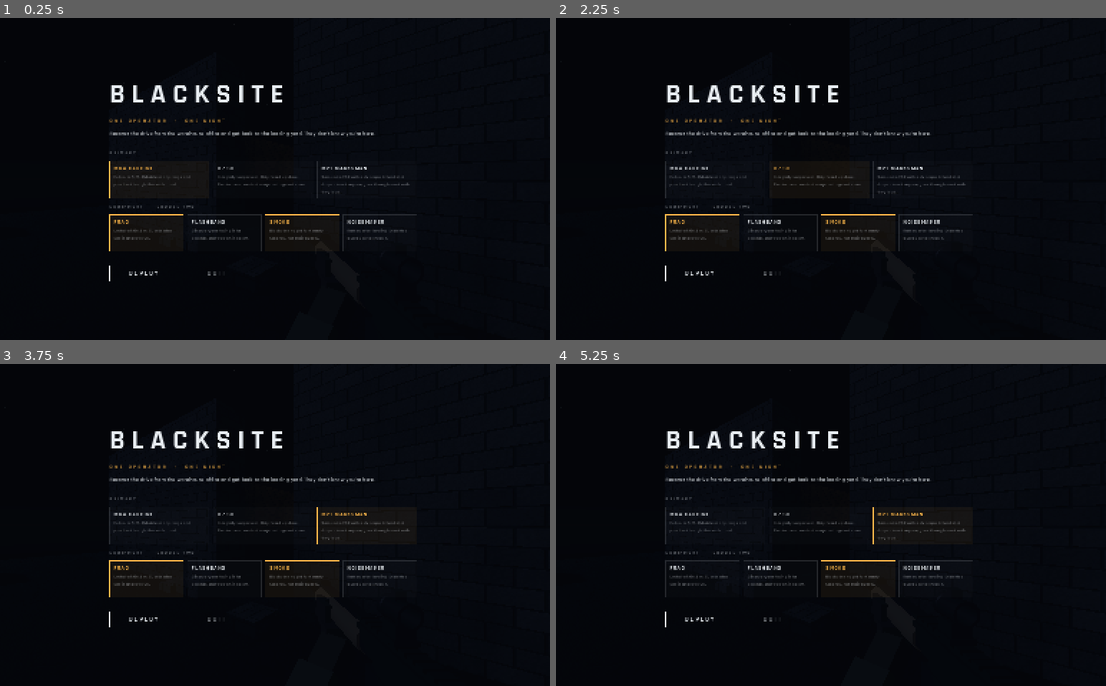
Above: before the commit, frames 1-4 (two rows, left to right).
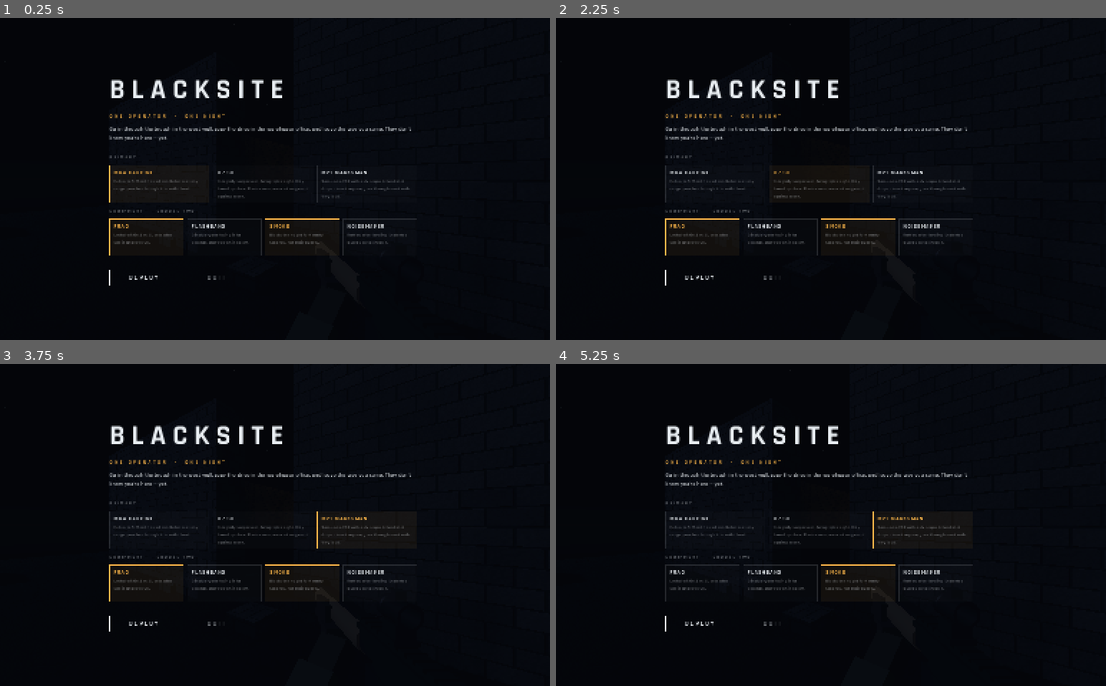
Above: after the commit, the same moments.

Repository: nuxdie/blacksite
Game: Godot game, scene res://scenes/main.tscn
The game is run twice, just before and just after one commit, with the same random seed, the same clock (stepped at 60 frames per second) and the same inputs.
Inputs (mouse positions are in pixels of both pictures, inside the frame that each line leads up to):
- Up to frame 1 (0.25 s): no input
- Up to frame 2 (2.25 s): click (715, 179) at 0.52 s; click (715, 185) at 1.27 s; click (820, 179) at 2.02 s
- Up to frame 3 (3.75 s): click (264, 531) at 2.77 s; click (368, 525) at 3.52 s
- Up to frame 4 (5.25 s): click (924, 531) at 4.27 s; click (704, 579) at 5.02 s

The runs differ from the first frame. In frame 1, 4.5% of the frame differs, in the area x 19-76%, y 19-84%; in frame 2, 4.5%; in frame 3, 4.5%; in frame 4, 4.5%.

Commit message:
UI: no crosshair or hitmarkers, last-seen markers, updated briefing
At the hip there is only a faint dot; aiming uses the weapon's sights. Hit
ticks, kill chimes and HEADSHOT toasts are gone; you see and hear the hit in
the world. Marked guards are tracked only in line of sight, otherwise a
hollow marker stays where you last saw them. The briefing names the breach,
weapon cards name their sights, and the README covers the new systems. The
concrete penetration check now aims, so it no longer depends on hip spread.

Co-Authored-By: Claude Opus 5.5 <noreply@anthropic.com>

Diff:
--- a/resources/weapons/carbine.tres
+++ b/resources/weapons/carbine.tres
@@ -6,7 +6,7 @@
 script = ExtResource("1")
 id = "carbine"
 display_name = "MK4 CARBINE"
-description = "Full-auto 5.56. Reliable at any range and punches through thin walls. Loud."
+description = "Full-auto 5.56 with a red dot. Reliable at any range, punches through thin walls. Loud."
 mag_size = 30
 spare_mags = 4
 rpm = 660.0
--- a/resources/weapons/smg.tres
+++ b/resources/weapons/smg.tres
@@ -6,7 +6,7 @@
 script = ExtResource("1")
 id = "smg"
 display_name = "K7 SD"
-description = "Integrally suppressed. Only heard up close. Precise near, weak at range and against cover."
+description = "Integrally suppressed, holographic sight. Only heard up close. Precise near, weak at range and against cover."
 mag_size = 30
 spare_mags = 4
 rpm = 880.0
--- a/scripts/ai/soldier.gd
+++ b/scripts/ai/soldier.gd
@@ -68,6 +68,9 @@
 var death_t := 0.0
 var fall_side := 0.0
 var tagged := false
+## Where a marked guard was last seen by the player, and when.
+var tag_seen := Vector3.ZERO
+var tag_seen_t := -99.0
 var corpse_found := false
 var corpse_check := 0.0
 var stuck_t := 0.0
--- a/scripts/core/audio.gd
+++ b/scripts/core/audio.gd
@@ -37,9 +37,6 @@
 		"impact_metal": [_n(0.06, 0.35, "bp", 3000, 2200, 3.0), _t("tri", 2600, 2100, 0.12, 0.08)],
 		"flesh": [_n(0.1, 0.5, "lp", 900, 200), _t("sine", 110, 60, 0.08, 0.4)],
 		"helmet": [_t("tri", 2600, 1800, 0.12, 0.18), _n(0.05, 0.4, "hp", 3000)],
-		"hit": [_t("square", 340, 280, 0.04, 0.05)],
-		"hit_head": [_t("tri", 1500, 1900, 0.07, 0.09)],
-		"kill": [_t("sine", 220, 90, 0.12, 0.12)],
 		"dry": [_t("square", 900, 700, 0.025, 0.06)],
 		"mag_out": [_t("square", 700, 500, 0.03, 0.06), _n(0.06, 0.12, "bp", 1800, -1, 3.0)],
 		"mag_in": [_t("square", 500, 400, 0.04, 0.08), _n(0.05, 0.18, "bp", 1200, -1, 3.0)],
--- a/scripts/game/game.gd
+++ b/scripts/game/game.gd
@@ -589,14 +589,8 @@
 		if s.profile.helmet < 1.0:
 			Sfx.play_at("helmet", end, 0.0, false)
 	Sfx.play_at("flesh", end, 0.0, false)
-	Sfx.play("hit_head" if zone == "head" else "hit", -6.0)
 	fx.burst("blood", end, -d)
 	s.take_hit(w.damage * mul, d, zone, true, w.suppressed)
-	hud.hitmarker(not s.alive)
-	if not s.alive and int(res.pens) > 0:
-		hud.toast("THROUGH COVER")
-	elif not s.alive and zone == "head":
-		hud.toast("HEADSHOT")
 
 
 func _break_lamp(l: Lamp) -> void:
@@ -1246,8 +1240,9 @@
 			best = s
 	if best:
 		best.tagged = true
+		best.tag_seen = best.global_position
+		best.tag_seen_t = time
 		Sfx.play("tag")
-		hud.toast("MARKED — " + best.profile.display_name)
 
 
 func on_soldier_killed(s: Soldier, headshot: bool, takedown: bool) -> void:
--- a/scripts/game/test_runner.gd
+++ b/scripts/game/test_runner.gd
@@ -123,8 +123,11 @@
 	e.crouch_k = 1.0
 	game.player.global_position = Vector3(-12, 0, -10)
 	await _frames(3)
+	Input.action_press("aim")
+	await _frames(40)
 	_look_at(Vector3(-12, 0.6, -1.4))
 	await _fire(3)
+	Input.action_release("aim")
 	r["concrete_stops_dmr"] = {"hp": roundi(e.hp)}
 	# suppressed kill: a guard 8 m away stays calm
 	await _fresh("smg")
--- a/scripts/ui/hints.gd
+++ b/scripts/ui/hints.gd
@@ -19,7 +19,7 @@
 	{"id": "crouch", "keys": ["crouch"], "text": "Crouch — slower, quieter, harder to spot", "trigger": "noticed_or_late"},
 	{"id": "awareness", "keys": [], "text": "Arcs around your sights show who is noticing you", "trigger": "noticed", "info": true},
 	{"id": "aim", "keys": ["aim"], "text": "Aim down sights", "trigger": "enemy_visible"},
-	{"id": "mark", "keys": ["mark"], "text": "Mark a target — tracked through walls", "trigger": "calm_enemy_visible"},
+	{"id": "mark", "keys": ["mark"], "text": "Mark a target — you keep their last seen position", "trigger": "calm_enemy_visible"},
 	{"id": "lights", "keys": [], "text": "You're lit up. Lamps can be shot out", "trigger": "lit_near_guards", "info": true},
 	{"id": "cameras", "keys": [], "text": "Cameras are wired to a security network — get to an access point to deal with them", "trigger": "camera_in_view", "info": true},
 	{"id": "network", "keys": [], "text": "Junction boxes, the server cabinet and the booth terminal all reach the camera network", "trigger": "access_near", "info": true},
--- a/scripts/ui/hud.gd
+++ b/scripts/ui/hud.gd
@@ -12,8 +12,6 @@
 var _flash_rect: ColorRect
 var _overlay: Control
 var _damage := 0.0
-var _hit_t := 0.0
-var _hit_kill := false
 var _dmg_dirs: Array[Dictionary] = []
 var _subs: Array[Dictionary] = []
 var _toast := ""
@@ -124,13 +122,6 @@
 		_subs.pop_front()
 
 
-func hitmarker(kill: bool) -> void:
-	_hit_t = 0.35 if kill else 0.15
-	_hit_kill = kill
-	if kill:
-		Sfx.play("kill", -6.0)
-
-
 func on_damage(amount: float, from: Vector3) -> void:
 	_damage = minf(1.0, _damage + amount / 25.0)
 	_dmg_dirs.append({"pos": from, "t": 1.6})
@@ -140,7 +131,6 @@
 	var p := game.player
 	_damage = maxf(0.0, _damage - dt * 1.2)
 	flash = maxf(0.0, flash - dt * 0.45)
-	_hit_t = maxf(0.0, _hit_t - dt)
 	_toast_t = maxf(0.0, _toast_t - dt)
 	_banner_t = maxf(0.0, _banner_t - dt)
 	for i in range(_subs.size() - 1, -1, -1):
@@ -300,36 +290,46 @@
 	_text(Vector2(cx - (lw + dw) * 0.5 + lw, y + 44), dtxt, 14, Style.AMBER)
 
 
+## Marked guards: live while you can see them, otherwise a hollow marker where you last saw them.
 func _draw_markers() -> void:
 	var cam := game.player.camera
+	var eye := game.player.eye_pos()
 	for s in game.soldiers:
 		if not s.alive or not s.tagged:
 			continue
-		var wp := s.global_position + Vector3.UP * 2.05
+		var live := game.los(eye, s.head_pos())
+		if live:
+			s.tag_seen = s.global_position
+			s.tag_seen_t = game.time
+		var age := game.time - s.tag_seen_t
+		var a := 1.0 if live else clampf(1.0 - (age - 10.0) / 10.0, 0.0, 0.7)
+		if a <= 0.0:
+			continue
+		var wp := s.tag_seen + Vector3.UP * 2.05
 		if cam.is_position_behind(wp):
 			continue
 		var sp := cam.unproject_position(wp)
 		var col := Style.RED if s.state == Soldier.State.COMBAT else (Style.AMBER if s.state == Soldier.State.SUSPICIOUS else Style.INK)
-		_overlay.draw_colored_polygon(PackedVector2Array([sp + Vector2(0, -6), sp + Vector2(5, 0), sp + Vector2(0, 6), sp + Vector2(-5, 0)]), col)
-		_text(sp + Vector2(0, -10), "%dm" % roundi(s.global_position.distance_to(game.player.global_position)), 11, Color(col, 0.85), HORIZONTAL_ALIGNMENT_CENTER, _f_small)
-
-
+		var pts := PackedVector2Array([sp + Vector2(0, -6), sp + Vector2(5, 0), sp + Vector2(0, 6), sp + Vector2(-5, 0)])
+		if live:
+			_overlay.draw_colored_polygon(pts, Color(col, a))
+		else:
+			pts.append(pts[0])
+			_overlay.draw_polyline(pts, Color(Style.DIM, a), 1.5)
+		var label := "%dm" % roundi(s.tag_seen.distance_to(game.player.global_position))
+		if not live:
+			label = "LAST SEEN  " + label
+		_text(sp + Vector2(0, -10), label, 11, Color(col if live else Style.DIM, 0.85 * a), HORIZONTAL_ALIGNMENT_CENTER, _f_small)
+
+
+## No crosshair: at the hip there is only a faint dot where the eye rests; aiming uses the
+## weapon's own sights.
 func _draw_sights(c: Vector2) -> void:
 	var p := game.player
 	var w := p.weapons
-	var hidden := p.ads > 0.5 or p.sprinting or w.aiming_throw or w.reload_t > 0.0 or p.drag_body != null or p.vault_t >= 0.0
-	if not hidden:
-		var cur := w.current()
-		var spread := cur.hip_spread + clampf(p.speed_2d() / Player.WALK, 0.0, 1.5) * 0.03 + p.bloom + (0.0 if p.is_on_floor() else 0.06)
-		var gap := 4.0 + spread * _overlay.size.y / (2.0 * tan(deg_to_rad(p.camera.fov / 2.0)))
-		var col := Color(1, 1, 1, 0.85)
-		for d: Vector2 in [Vector2.LEFT, Vector2.RIGHT, Vector2.UP, Vector2.DOWN]:
-			_overlay.draw_line(c + d * gap, c + d * (gap + 8.0), col, 2.0)
-		_overlay.draw_rect(Rect2(c - Vector2(1, 1), Vector2(2, 2)), col)
-	if _hit_t > 0.0:
-		var col2 := Style.RED if _hit_kill else Color.WHITE
-		for d: Vector2 in [Vector2(1, 1), Vector2(-1, 1), Vector2(1, -1), Vector2(-1, -1)]:
-			_overlay.draw_line(c + d.normalized() * 6.0, c + d.normalized() * 13.0, col2, 3.0 if _hit_kill else 2.0)
+	if p.ads > 0.2 or p.sprinting or w.aiming_throw or w.reload_t > 0.0 or p.drag_body != null or p.vault_t >= 0.0 or p.bandage_t >= 0.0:
+		return
+	_overlay.draw_circle(c, 1.5, Color(1, 1, 1, 0.35 * (1.0 - p.ads * 5.0)))
 
 
 func _draw_hack(c: Vector2) -> void:
--- a/scripts/ui/menu.gd
+++ b/scripts/ui/menu.gd
@@ -90,7 +90,7 @@
 	_clear()
 	_title("BLACKSITE")
 	_tag("ONE OPERATOR  ·  ONE NIGHT")
-	var brief := Style.label("Recover the drive from the warehouse office and get back to the loading yard. They don't know you're here.", 17, Style.INK)
+	var brief := Style.label("Go in through the breach in the west wall, copy the drive in the warehouse office, and leave the way you came. They don't know you're here — yet.", 17, Style.INK)
 	brief.autowrap_mode = TextServer.AUTOWRAP_WORD_SMART
 	_panel.add_child(brief)
 	_spacer(6)
Not shown, changed: README.md
